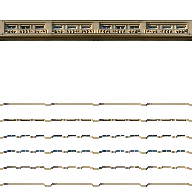
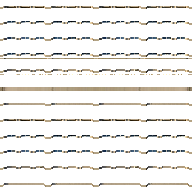
Revision of a layered 192px x 192px image; what changed, layer by layer:
renamed "Pasted Layer #1" to "Pasted Layer #7", painted on it over [0, 6, 192, 187]
removed layer "Pasted Layer #5" over [0, 183, 192, 187]
hid "Pasted Layer" over [0, 20, 192, 41]
